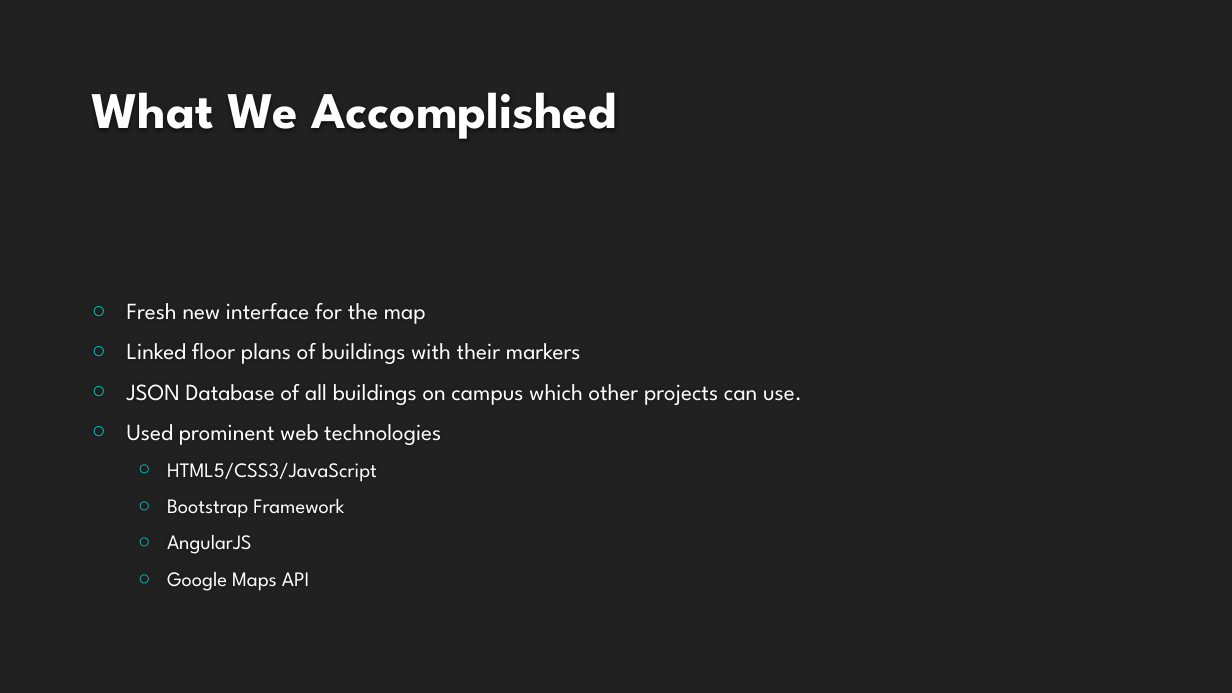
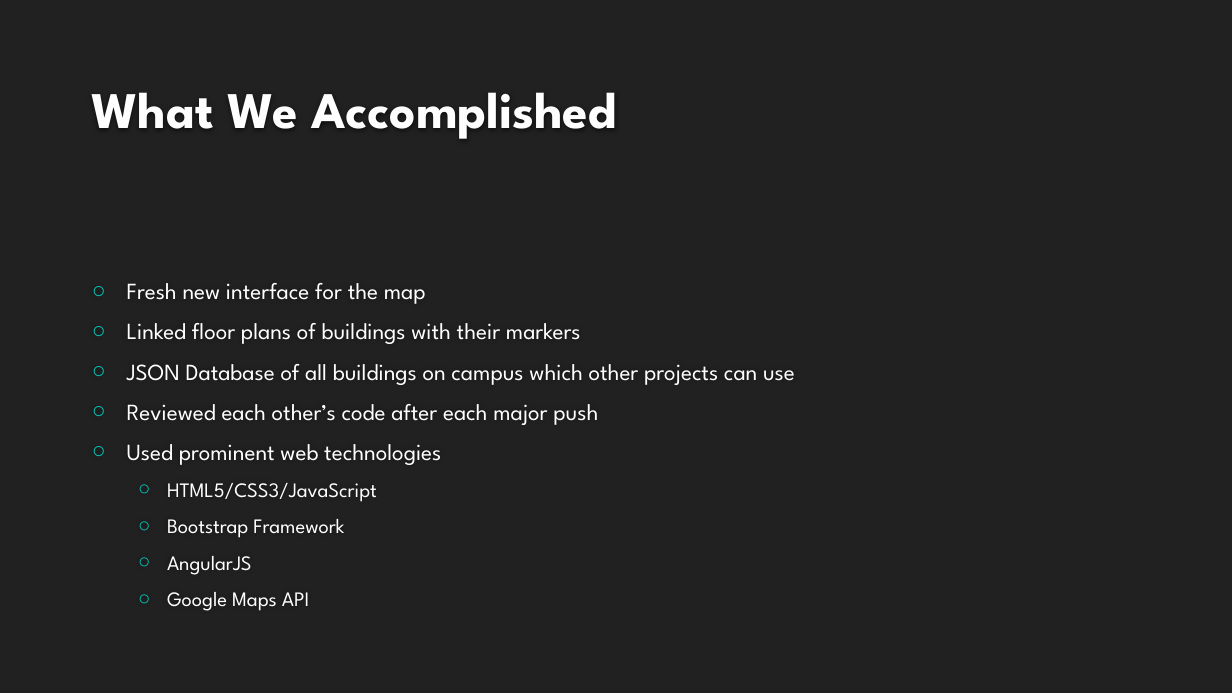
Before and after one commit to katchs2/campusmap, a slide deck: slide 7 of presentations/Campus Map Final Presentation.pptx (slide 6 before the commit). Drawn at 1232x693 pixels with LibreOffice and Linux fonts; fonts in the diff are those of the drawing; background and template pictures are left out. Boxes give left, top, right and bottom in pixels: in the first picture for what was removed or moved away, otherwise in the second. Text is boxed around its words. In the diff, an @@ line names an element or a change of style, - is before the commit and + after.

Commit message:
final presentation edits

```diff
--- a/presentations/Campus Map Final Presentation.pptx
+++ b/presentations/Campus Map Final Presentation.pptx
@@ text at box(127, 283, 581, 611): less space between paragraphs @@
@@ text at box(127, 364, 795, 425): text changed @@
-○ JSON Database of all buildings on campus which other projects can use.
+○ JSON Database of all buildings on campus which other projects can use
+○ Reviewed each other’s code after each major push
```
Also in this commit, not shown: 7 other slides changed, 1 slide added, 1 other file.
